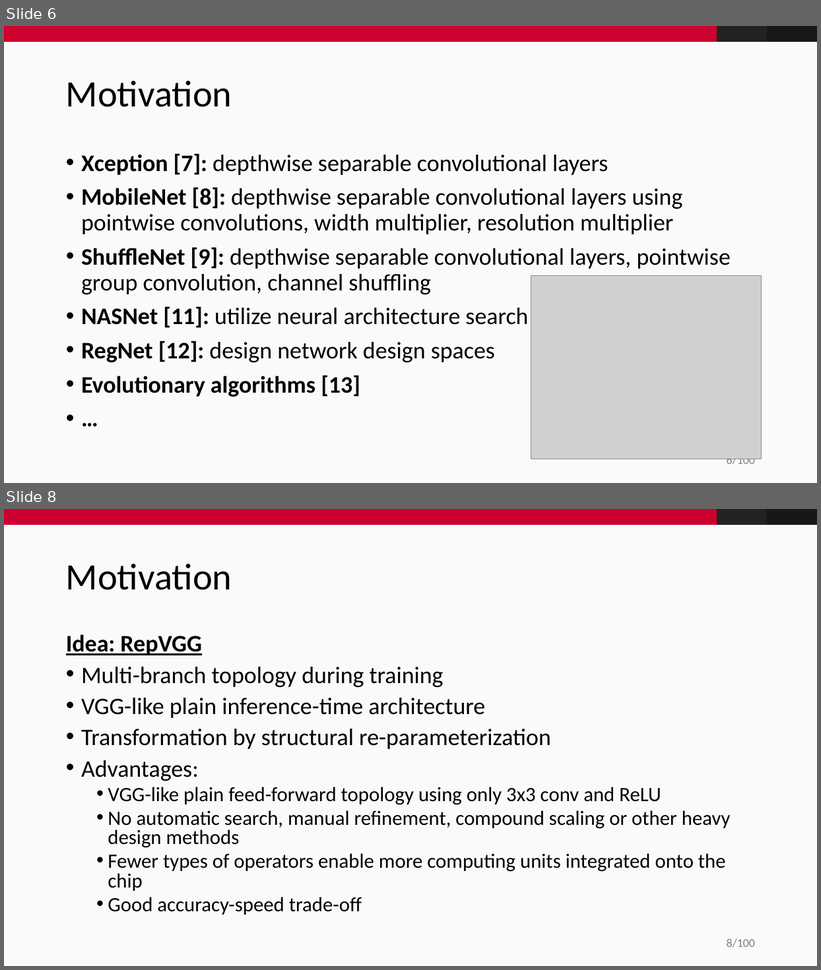
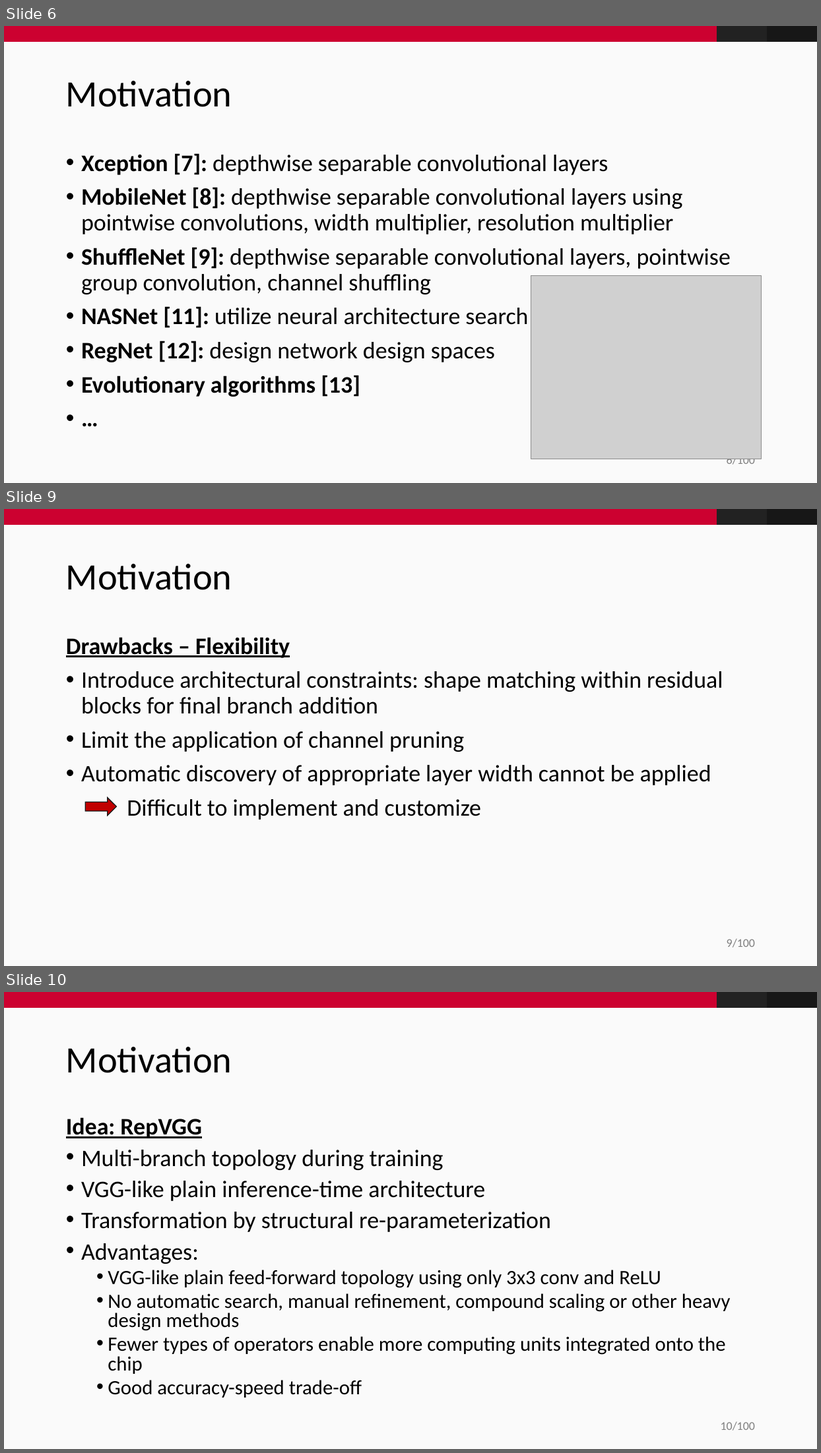
Before and after one commit to fidsusj/CVDL-Seminar, a slide deck: presentation/presentation.pptx. Shown one above the other, each under a label of ours: slides 6 and 8 before the commit, slides 6, 9 and 10 after it; the slides between them are not shown. The pictures are 821x970 and 821x1453 pixels, drawn with LibreOffice and Linux fonts; fonts in the diff are those of the drawing; grey boxes stand for pictures; background and template pictures are left out. Boxes give left, top, right and bottom in pixels: in the first picture for what was removed or moved away, otherwise in the second. Text is boxed around its words. In the diff, an @@ line names an element or a change of style, - is before the commit and + after.

```diff
--- a/presentation/presentation.pptx
+++ b/presentation/presentation.pptx
@@ slide 9 added at (4, 509, 817, 966), background #FAFAFA; not listed: 4 template elements that a slide beside it also shows @@
@@ title added at (66, 564, 232, 590), 44 pt, text #000000 @@
+Motivation
@@ text added at (66, 637, 723, 820), 28 pt, text #000000 @@
+Drawbacks – Flexibility
+• Introduce architectural constraints: shape matching within residual blocks for final branch addition
+• Limit the application of channel pruning
+• Automatic discovery of appropriate layer width cannot be applied
+Difficult to implement and customize
@@ right arrow added at (85, 798, 116, 816), fill #C00000, outline #171717 1 pt @@
@@ what was slide 8 is now slide 10 @@
@@ page number at (721, 1422, 755, 1431): text changed @@
-8/100
+10/100
```
Also in this commit, not shown: 5 slides changed, 2 other slides added, 2 slides removed.
